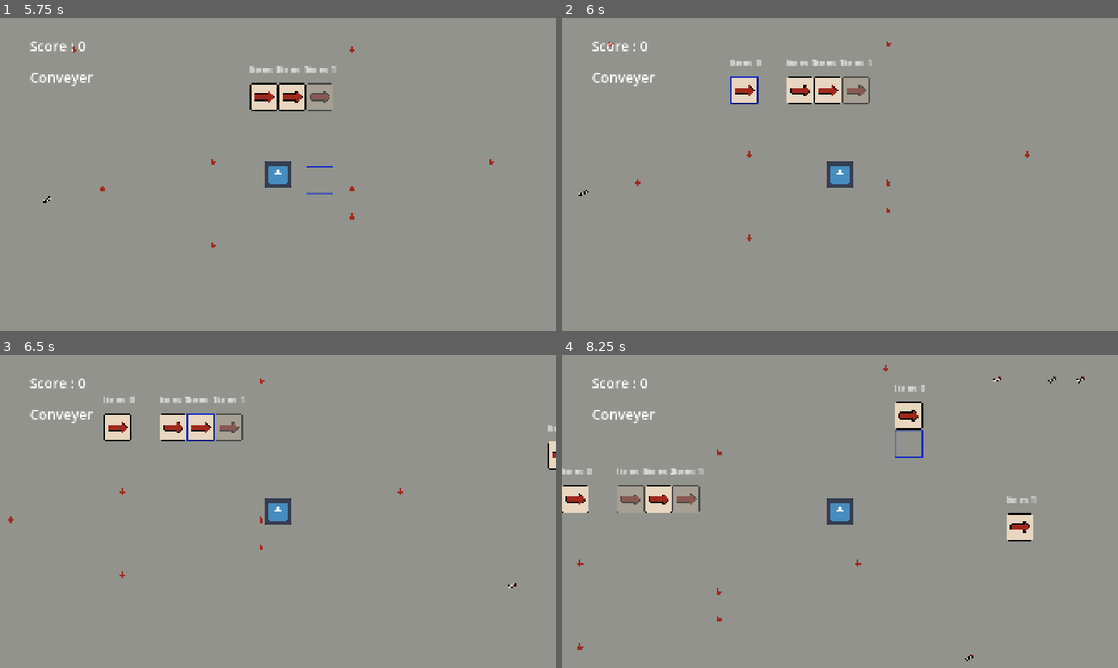
Above: before the commit, frames 1-4 (two rows, left to right).
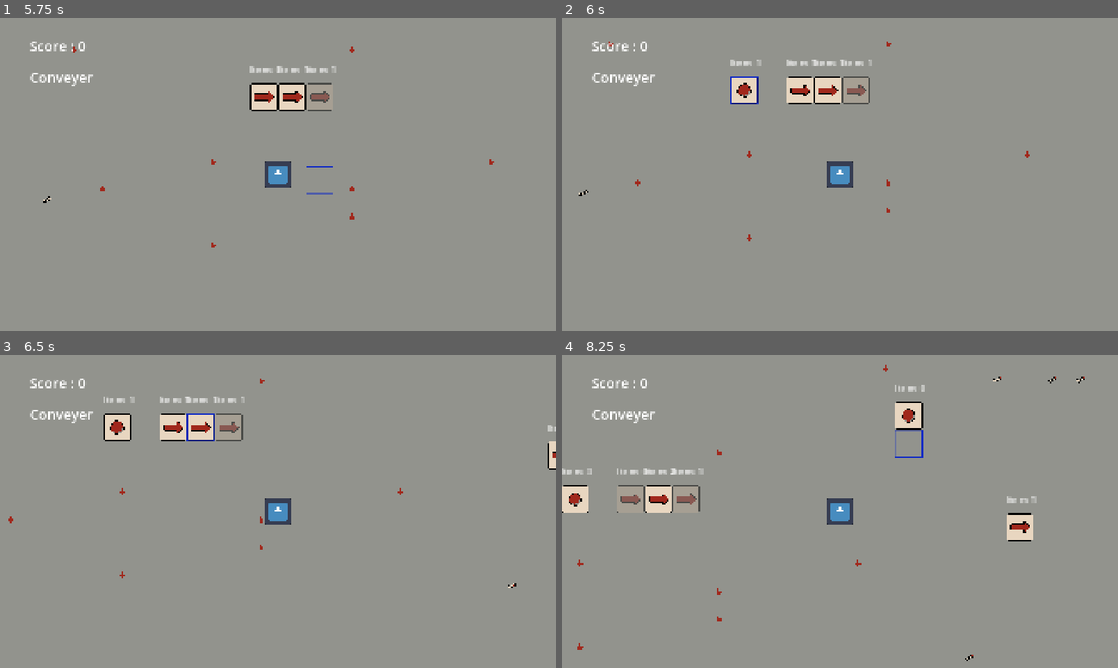
Above: after the commit, the same moments.

Repository: jrhoads33/factory-rush
Game: Godot game, scene res://scenes/factory_manager.tscn
Same seed, same stepped clock (60 frames per second), same inputs: the game is played once before the commit and once after it. The engine's default icon, where the game draws it, is replaced by a stand-in: a white triangle on a blue panel in a dark square.
Inputs (mouse positions are in pixels of both pictures, inside the frame that each line leads up to):
- Up to frame 1 (5.75 s): tap Enter at 0.5 s; move the mouse to (400, 158) at 0.52 s; hold D (right) 0.53-1.28 s; hold Right mouse button (alt_interact_click) 0.53-1.28 s; move the mouse to (166, 190) at 1.27 s; hold S (down) 1.28-2.03 s; click (166, 190) at 1.35 s; move the mouse to (333, 105) at 2.02 s; hold D (right) 2.03-2.78 s; hold R (rotate) 2.03-2.78 s; move the mouse to (250, 237) at 2.77 s; hold W (up) 2.78-3.53 s; right-click (250, 237) at 2.85 s; move the mouse to (444, 221) at 3.52 s; press the mouse at (444, 221) at 3.53 s; hold A (left) 3.53-5.03 s; tap E (Switch Inventory, bound only after the commit) at 4.15 s; move the mouse to (111, 127) at 4.27 s; release the mouse at (111, 127) at 4.28 s; tap R (rotate) at 4.35 s; move the mouse to (305, 174) at 5.02 s; hold S (down) from 5.03 s (still down); hold Right mouse button (alt_interact_click) from 5.03 s (still down)
- Up to frame 2 (6 s): move the mouse to (756, 96) at 5.77 s; release S (down) at 5.78 s; release Right mouse button (alt_interact_click) at 5.78 s; hold D (right) from 5.78 s (still down); click (756, 96) at 5.85 s
- Up to frame 3 (6.5 s): keep holding D (right)
- Up to frame 4 (8.25 s): move the mouse to (962, 495) at 6.52 s; release D (right) at 6.53 s; hold W (up) 6.53-7.28 s; hold R (rotate) 6.53-7.28 s; move the mouse to (728, 527) at 7.27 s; hold D (right) 7.28-8.03 s; right-click (728, 527) at 7.35 s; move the mouse to (895, 442) at 8.02 s; press the mouse at (895, 442) at 8.03 s; hold S (down) from 8.03 s (still down)

Frame 1 is identical in both runs. In frame 2, less than 0.1% of the frame differs, in the area x 31-36%, y 13-26%; in frame 3, less than 0.1%; in frame 4, 0.2%, in the area x 0-65%, y 17-49%.

Commit message:
added hopper scene, currently same as machine functionality

Diff:
--- a/project.godot
+++ b/project.godot
@@ -69,6 +69,11 @@
 "events": [Object(InputEventMouseButton,"resource_local_to_scene":false,"resource_name":"","device":-1,"window_id":0,"a …(259 unchanged characters)…
 ]
 }
+"Switch Inventory"={
+"deadzone": 0.2,
+"events": [Object(InputEventKey,"resource_local_to_scene":false,"resource_name":"","device":-1,"window_id":0,"alt_pressed":false,"shift_pressed":false,"ctrl_pressed":false,"meta_pressed":false,"pressed":false,"keycode":0,"physical_keycode":69,"key_label":0,"unicode":101,"location":0,"echo":false,"script":null)
+]
+}
 
 [physics]
 
--- a/scenes/factory_manager.tscn
+++ b/scenes/factory_manager.tscn
@@ -4,7 +4,7 @@
 [ext_resource type="PackedScene" uid="uid://bagfqrmsiprhx" path="res://scenes/level1.tscn" id="1_xghbp"]
 [ext_resource type="PackedScene" uid="uid://bso257pts12be" path="res://scenes/select_hover.tscn" id="2_fwkfo"]
 [ext_resource type="PackedScene" uid="uid://c45md6xgmovbi" path="res://scenes/player.tscn" id="6_u4duj"]
-[ext_resource type="PackedScene" uid="uid://p4mmeckiifb2" path="res://data/machines/hud_node.tscn" id="6_vlkmt"]
+[ext_resource type="PackedScene" uid="uid://p4mmeckiifb2" path="res://scenes/hud_node.tscn" id="6_vlkmt"]
 [ext_resource type="PackedScene" uid="uid://ca1woy7mxw7oi" path="res://scenes/MachineContainer.tscn" id="7_hctn2"]
 
 [node name="FactoryManager" type="Node2D" unique_id=1157974351]
--- /dev/null
+++ b/scenes/hopper.tscn
@@ -0,0 +1,12 @@
+[gd_scene format=3 uid="uid://h3iceslc2d8d"]
+
+[ext_resource type="PackedScene" uid="uid://cx4e4666jihef" path="res://scenes/machine.tscn" id="1_3c8pp"]
+[ext_resource type="Texture2D" uid="uid://bl75iyfvwom7d" path="res://sprites/hopper.png" id="2_a2wdo"]
+[ext_resource type="Script" uid="uid://dm1px0yw2qjer" path="res://scripts/hoppper.gd" id="2_cfal0"]
+
+[node name="Hopper" unique_id=789845287 instance=ExtResource("1_3c8pp")]
+script = ExtResource("2_cfal0")
+machine_resource = null
+
+[node name="Sprite2D" parent="." index="0" unique_id=1344905572]
+texture = ExtResource("2_a2wdo")
--- a/scripts/autoloads/GameManager.gd
+++ b/scripts/autoloads/GameManager.gd
@@ -1,6 +1,10 @@
 extends Node
 
 var factory_manager: FactoryManager = null
+
+enum MachineType {CONVEYER, HOPPER}
+
+
 
 
 func place_machine(coords: Vector2i, machine_scene: PackedScene, resource: MachineDefinition) -> bool:
--- /dev/null
+++ b/scripts/hopper.gd
@@ -0,0 +1,4 @@
+extends "res://scripts/machine.gd"
+
+
+class_name Hopper
--- a/scripts/player.gd
+++ b/scripts/player.gd
@@ -4,7 +4,12 @@
 
 @onready var tile_layer: TileMapLayer = $"../Level1"
 var machine_scene: PackedScene = preload("res://scenes/machine.tscn")
-var selected_resource: MachineDefinition = preload("res://data/machines/converyer.tres")
+var hopper_scene: PackedScene = preload("res://scenes/hopper.tscn")
+var machine_resource: MachineDefinition = preload("res://data/machines/converyer.tres")
+var hopper_resource: MachineDefinition = preload("res://data/machines/collector_hopper.tres")
+
+var selected_resource : MachineDefinition = machine_resource
+var selected_machine : PackedScene = machine_scene
 
 
 func _physics_process(_delta: float) -> void:
@@ -23,6 +28,13 @@
 	var mouse_coords: Vector2i = tile_layer.local_to_map(get_global_mouse_position())
 	if event.is_action_pressed("interact_click"):
 		GameManager.place_machine(mouse_coords, machine_scene, selected_resource)
+	if event.is_action_pressed("Switch Inventory"):
+		if selected_machine == machine_scene:
+			selected_machine = hopper_scene
+			selected_resource = hopper_resource
+		else:
+			selected_machine = machine_scene
+			selected_resource = machine_resource
 	if event.is_action_pressed("rotate"):
 		GameManager.attempt_rotate_machine(mouse_coords)
 	if event.is_action_pressed("alt_interact_click"):
Renamed: data/machines/hud_node.tscn -> scenes/hud_node.tscn
Not shown, added: scripts/hopper.gd.uid
Not shown, added: scripts/hoppper.gd.uid
